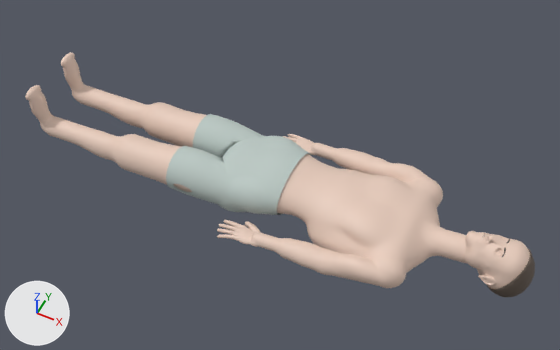
An edit to the glTF model assets/models/patient/body.glb, drawn before and after from the same camera.
Camera for both pictures: a 50 mm camera at (0.709, -1.779, 2.262) aimed at (-0.191, 0.022, 0.01). The axes (+X, +Y, +Z) are drawn at lower left. The lights are the same throughout. The picture after the commit comes second.

The first picture shows 'Body', 'Brows', 'Gown', 'Hair', 'Lids'.
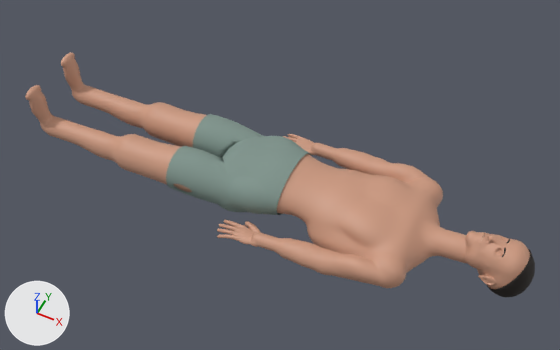
Location of each change, [x1, y1, x2, y2] in pixels of the pictures (560 x 350 px):
'Body', recoloured (beige to brown)
    both: [25, 53, 530, 289]
'Gown', recoloured (light grey to grey)
    both: [166, 114, 311, 215]
'Hair', recoloured (darker)
    both: [487, 249, 535, 297]
'Brows', recoloured
    both: [502, 239, 510, 257]
'Lids', recoloured
    both: [496, 238, 505, 257]

Diff of the bpy script that builds the scene:
```diff
--- a/assets/models/patient/body.glb.py
+++ b/assets/models/patient/body.glb.py
@@ mat_skin @@
 mat_skin = principled_material('skin')
-mat_skin.base_color = (0.8, 0.6, 0.5)  # beige #e7cbbc
+mat_skin.base_color = (0.604, 0.319, 0.214)  # brown #cc997f
 mat_skin.roughness = 0.55
@@ mat_gown @@
 mat_gown = principled_material('gown')
-mat_gown.base_color = (0.5, 0.58, 0.55)  # light grey #bcc8c4
+mat_gown.base_color = (0.214, 0.296, 0.263)  # grey #7f948c
 mat_gown.roughness = 0.9
@@ mat_hair @@
 mat_hair = principled_material('hair')
-mat_hair.base_color = (0.12, 0.09, 0.07)  # brown #61554b
+mat_hair.base_color = (0.0134, 0.00854, 0.00598)  # black #1f1712
 mat_hair.roughness = 0.8
```
